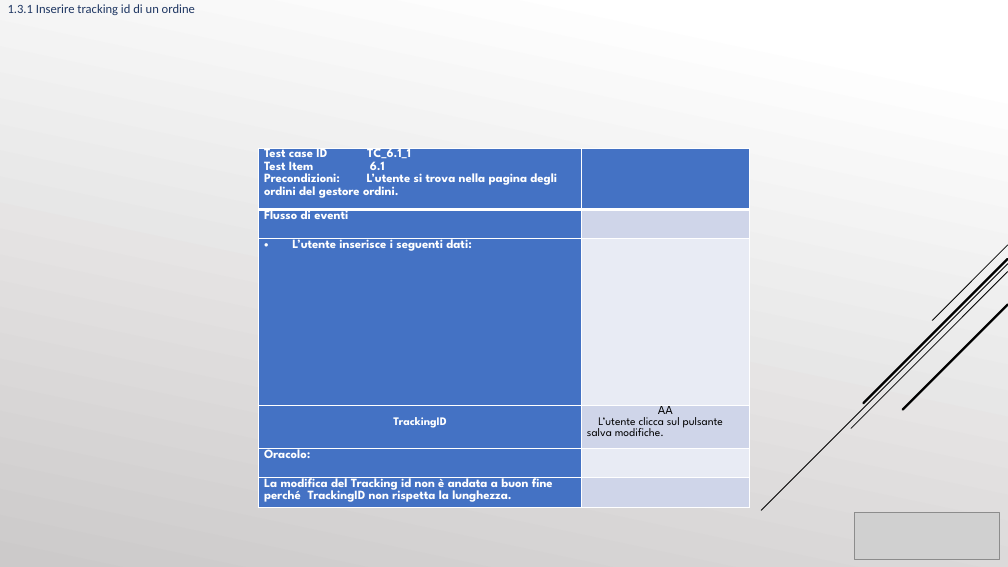
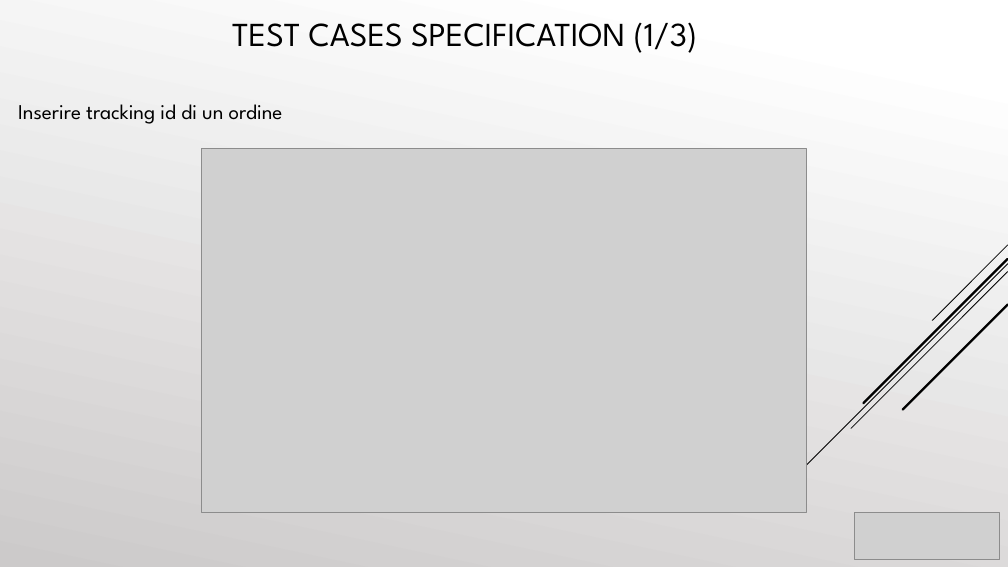
Before and after one commit to cosimob28/GamesHub, a slide deck: slide 53 of Work in progress/Presentazione/GamesHub.pptx (slide 51 before the commit). Drawn at 1008x567 pixels with LibreOffice and Linux fonts; fonts in the diff are those of the drawing; grey boxes stand for pictures. Boxes give left, top, right and bottom in pixels: in the first picture for what was removed or moved away, otherwise in the second. Text is boxed around its words. In the diff, an @@ line names an element or a change of style, - is before the commit and + after.

```diff
--- a/Work in progress/Presentazione/GamesHub.pptx
+++ b/Work in progress/Presentazione/GamesHub.pptx
@@ text added at box(232, 22, 698, 53), 32 pt, text #000000 @@
+TEST CASES SPECIFICATION (1/3)
@@ text at box(18, 104, 283, 124): text changed; size 12 to 20 pt; font Calibri to League Spartan; text colour #1F3763 to #000000 @@
-1.3.1 Inserire tracking id di un ordine
+Inserire tracking id di un ordine
@@ picture added at box(202, 149, 807, 513) @@
@@ table removed at box(259, 148, 749, 513), 6 rows, 2 columns @@
-Test case ID TC_6.1_1 / Test Item 6.1 / Precondizioni: L’utente si trova nella pagina degli ordini del gestore ordini. | 
-Flusso di eventi | 
-L’utente inserisce i seguenti dati: | 
-TrackingID | AA / L’utente clicca sul pulsante salva modifiche.
-Oracolo: | 
-La modifica del Tracking id non è andata a buon fine perché TrackingID non rispetta la lunghezza. | 
```
Also in this commit, not shown: 44 other slides changed, 8 slides added, 5 slides removed.
